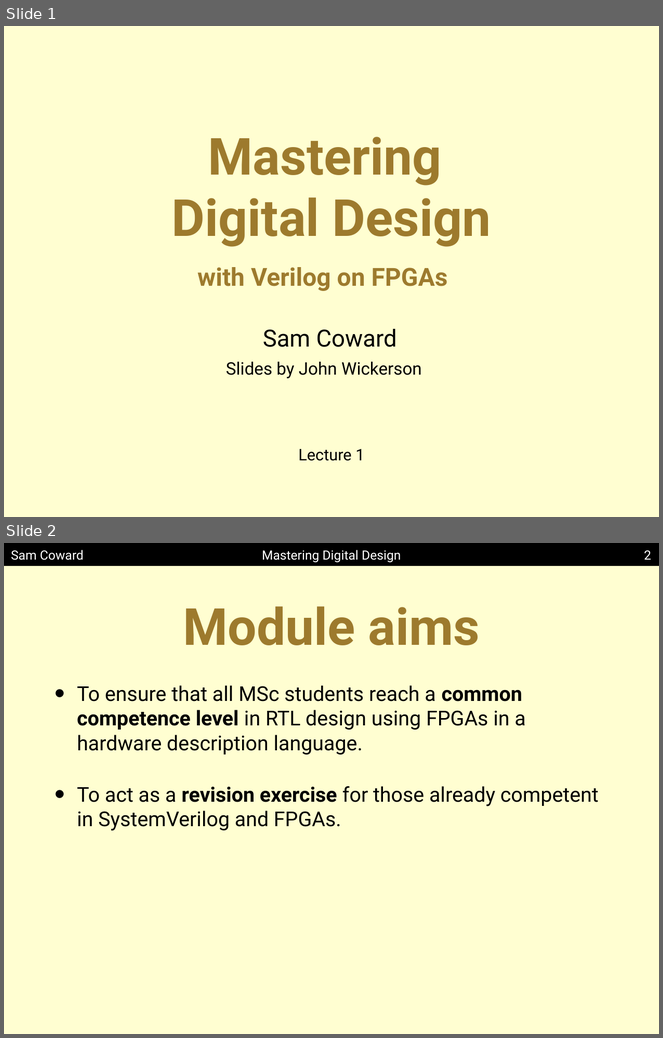
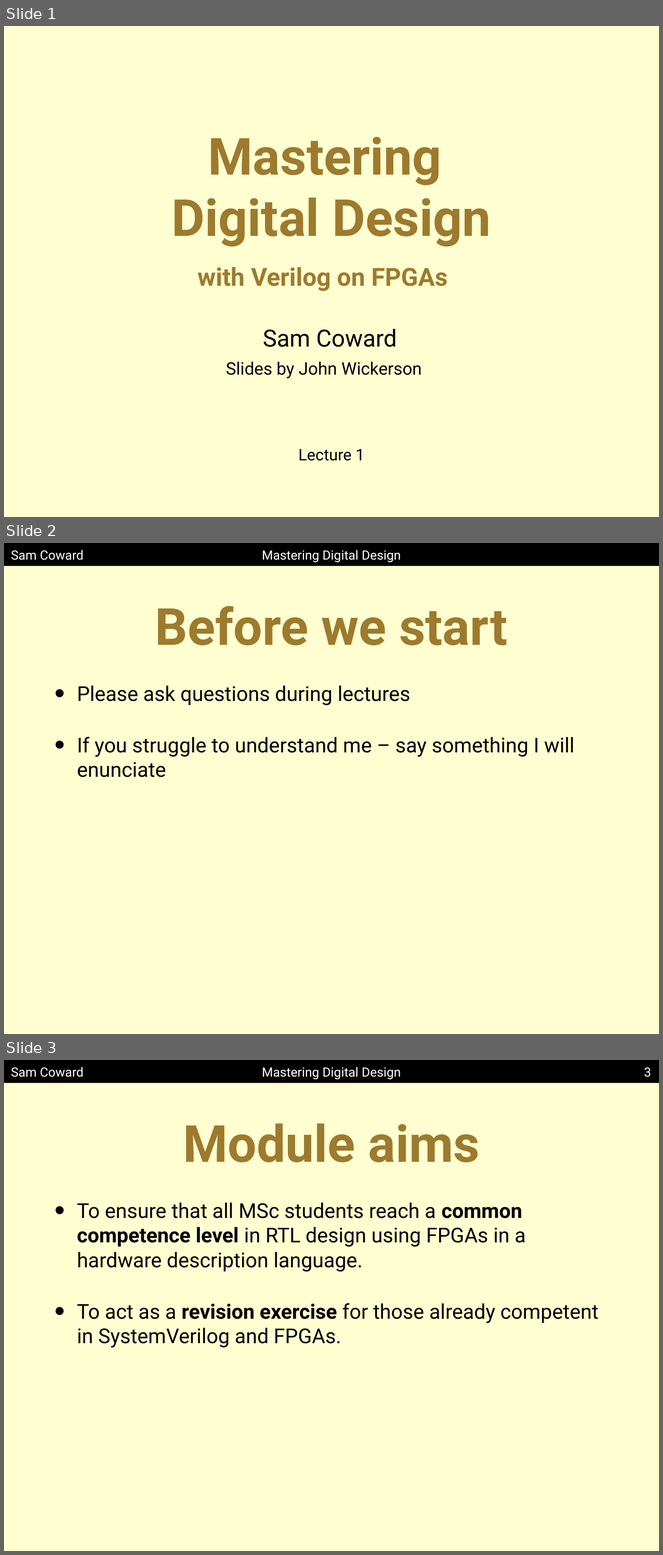
Before and after one commit to Mastering-Digital-Design/Lab-Module, a slide deck: lectures/lecture1.pptx. Shown one above the other, each under a label of ours: slides 1 and 2 before the commit, slides 1, 2 and 3 after it. The pictures are 663x1038 and 663x1555 pixels, drawn with LibreOffice and Linux fonts; fonts in the diff are those of the drawing. Boxes give left, top, right and bottom in pixels: in the first picture for what was removed or moved away, otherwise in the second. Text is boxed around its words. In the diff, an @@ line names an element or a change of style, - is before the commit and + after.

```diff
--- a/lectures/lecture1.pptx
+++ b/lectures/lecture1.pptx
@@ slide 2 added at [4, 543, 659, 1034], background #FFFED1; not listed: 3 template elements that a slide beside it also shows @@
@@ title added at [155, 606, 507, 645], 80 pt, text #9D7A2D, bold @@
+Before we start
@@ text added at [77, 685, 574, 778], 32 pt, text #000000 @@
+• Please ask questions during lectures
+• If you struggle to understand me – say something I will enunciate
@@ what was slide 2 is now slide 3 @@
@@ page number at [644, 1067, 651, 1077]: text changed @@
-2
+3
```
Also in this commit, not shown: 1 other slide added, 3 other files.
